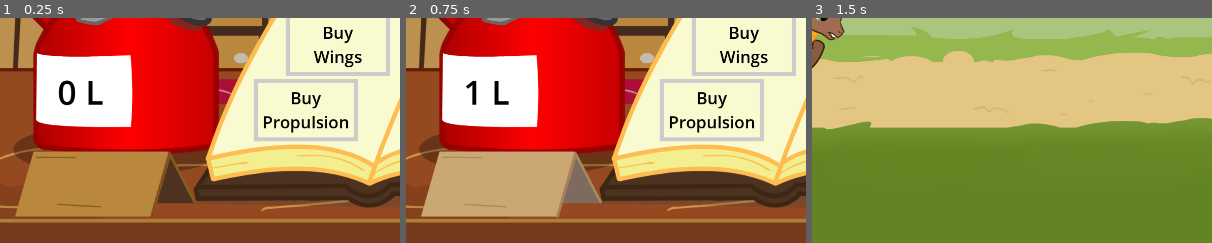
Above: before the commit, frames 1-3 (left to right).
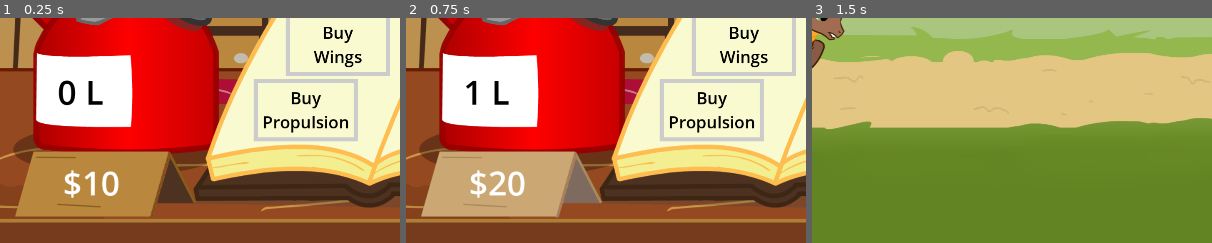
Above: after the commit, the same moments.

Repository: 100-Devs-1-Game/FlightOfHarmony
Game: Godot game, scene res://shop/shop.tscn
Two runs of this game, one before a commit and one after it. Both use one fixed random seed, a clock stepped at 60 frames per second and the inputs below.
Inputs (mouse positions are % of the whole screen's width and height, from its top left):
- Up to frame 1 (0.25 s): no input
- Up to frame 2 (0.75 s): click (13, 87) at 0.5 s
- Up to frame 3 (1.5 s): click (90, 87) at 1.25 s
The pictures show only the part of the screen within x 0-50%, y 50-100%; the shares and areas given below are measured in that part.

The runs differ from the first frame. In frame 1, 0.7% of the frame differs, in the area x 16-30%, y 67-80%; in frame 2, 0.8%; in frame 3, nothing differs.

Commit message:
Fix buying fuel

Diff:
--- a/src/core/pony_stats.gd
+++ b/src/core/pony_stats.gd
@@ -64,6 +64,13 @@
 		push_error(str("Can't find stat ", stat))
 
 
+func get_fuel_cost()-> int:
+	var cost: int= 10
+	for i in get_level(PonyStats.StatType.FUEL):
+		cost*= 2
+	return cost
+
+
 func get_stat_value(stat: StatType) -> float:
 	var s = get_stat(stat)
 	if s == null:
--- a/src/shop/shop.gd
+++ b/src/shop/shop.gd
@@ -7,6 +7,7 @@
 
 @onready var money_label: Label = $MoneyLabel
 @onready var fuel_label: Label = $FuelLabel
+@onready var buy_fuel_label: Label = $BuyFuelLabel
 
 
 func _ready() -> void:
@@ -22,7 +23,7 @@
 func _on_texture_button_fuel_pressed() -> void:
 	var level: int= pony_stats.get_level(PonyStats.StatType.FUEL)
 	pony_stats.set_level(PonyStats.StatType.FUEL, level + 1)
-	Global.try_spend(pony_stats.fuel_stat.cost[0])
+	Global.try_spend(pony_stats.get_fuel_cost())
 	_update_fuel()
 
 
@@ -36,6 +37,7 @@
 
 func _update_fuel() -> void:
 	fuel_label.text = str(int(pony_stats.get_stat_value(PonyStats.StatType.FUEL)), " L")
+	buy_fuel_label.text= str("$", pony_stats.get_fuel_cost())
 
 
 func _on_reset_pressed() -> void:
--- a/src/shop/shop.tscn
+++ b/src/shop/shop.tscn
@@ -19,6 +19,9 @@
 [sub_resource type="LabelSettings" id="LabelSettings_pafut"]
 font_size = 80
 font_color = Color(0, 0, 0, 1)
+
+[sub_resource type="LabelSettings" id="LabelSettings_hv745"]
+font_size = 80
 
 [sub_resource type="StyleBoxEmpty" id="StyleBoxEmpty_yrv44"]
 
@@ -120,6 +123,17 @@
 horizontal_alignment = 1
 vertical_alignment = 1
 
+[node name="BuyFuelLabel" type="Label" parent="."]
+custom_minimum_size = Vector2(300, 0)
+offset_left = 70.0
+offset_top = 880.0
+offset_right = 370.0
+offset_bottom = 990.0
+text = "$10"
+label_settings = SubResource("LabelSettings_hv745")
+horizontal_alignment = 1
+vertical_alignment = 1
+
 [node name="Reset" type="Button" parent="."]
 offset_left = 25.0
 offset_top = 9.0
Not shown: 1 places in src/shop/shop.tscn that only renumber resources
